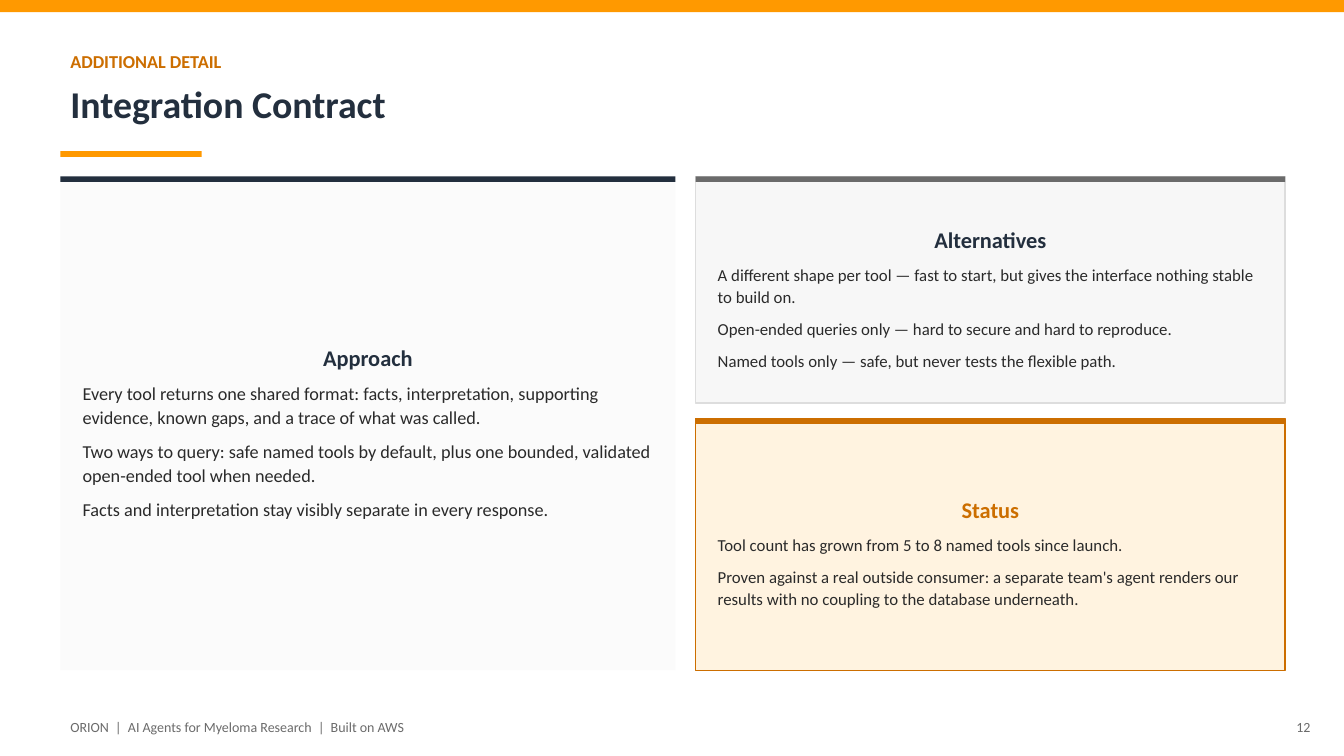
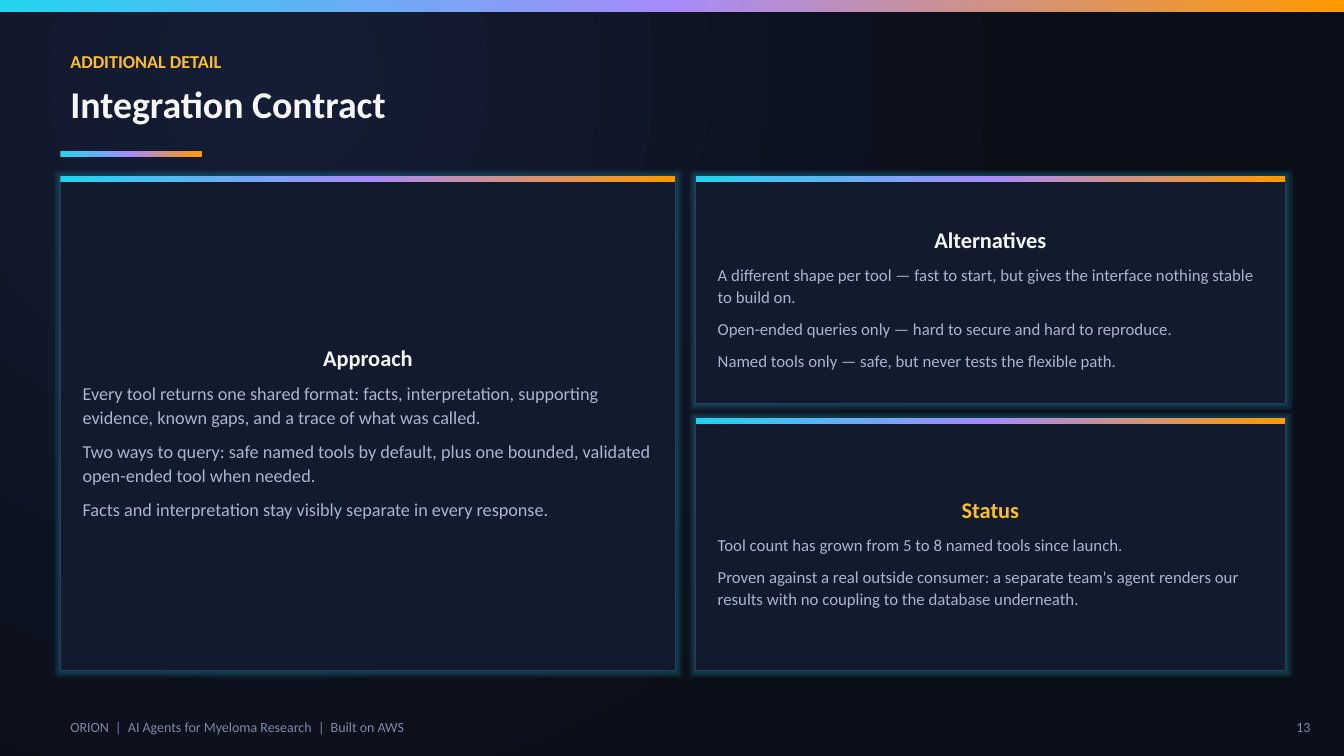
Before and after one commit to lhnminh/MMRF-KnowledgeGraph, a slide deck: slide 13 of ORION_Hackathon_Pitch.pptx (slide 12 before the commit). Drawn at 1344x756 pixels with LibreOffice and Linux fonts; fonts in the diff are those of the drawing. Boxes give left, top, right and bottom in pixels: in the first picture for what was removed or moved away, otherwise in the second. Text is boxed around its words. In the diff, an @@ line names an element or a change of style, - is before the commit and + after.

```diff
--- a/ORION_Hackathon_Pitch.pptx
+++ b/ORION_Hackathon_Pitch.pptx
@@ rectangle at bbox=[0, 0, 1344, 12]: fill #FF9900 to gradient #22D3EE to #A78BFA to #FF9900 @@
@@ rectangle added at bbox=[0, 0, 1344, 756], fill gradient #151D35 to #0B0F1A @@
@@ text "ADDITIONAL DETAIL" at bbox=[70, 56, 221, 68]: text colour #CC6E00 to #FBBF24 @@
@@ text "Integration Contract" at bbox=[70, 91, 386, 125]: text colour #232F3E to #F5F7FA @@
@@ rectangle "Approach": place and size @@
-rectangle "Approach" at bbox=[83, 350, 651, 519]
+rectangle "Approach" at bbox=[60, 176, 676, 670]
@@ rectangle "Approach" at bbox=[60, 176, 676, 670]: text colour #232F3E to #F5F7FA in "Approach"; text colour #2A2A2A to #AAB4CE; fill none to #121A2E; outline none to #2E3B5E 0.75 pt @@
@@ rectangle at bbox=[60, 176, 676, 182]: fill #232F3E to gradient #22D3EE to #A78BFA to #FF9900 @@
@@ rectangle at bbox=[60, 151, 202, 157]: fill #FF9900 to gradient #22D3EE to #A78BFA to #FF9900 @@
@@ rectangle "Alternatives" at bbox=[696, 176, 1286, 403]: text colour #232F3E to #F5F7FA in "Alternatives"; text colour #2A2A2A to #AAB4CE; fill #F7F7F7 to #121A2E; outline #DDDDDD 1 pt to #2E3B5E 0.75 pt @@
@@ rectangle at bbox=[696, 176, 1286, 182]: fill #6B6B6B to gradient #22D3EE to #A78BFA to #FF9900 @@
@@ rectangle "Status" at bbox=[696, 418, 1286, 670]: text colour #CC6E00 to #FBBF24 in "Status"; text colour #2A2A2A to #AAB4CE; fill #FFF3E0 to #121A2E; outline #CC6E00 1 pt to #2E3B5E 0.75 pt @@
@@ rectangle at bbox=[696, 418, 1286, 424]: fill #CC6E00 to gradient #22D3EE to #A78BFA to #FF9900 @@
@@ text "ORION | AI Agents for ..." at bbox=[70, 722, 404, 735]: text colour #6B6B6B to #7C88A6 @@
@@ text at bbox=[1296, 723, 1310, 732]: text changed; text colour #6B6B6B to #7C88A6 @@
-12
+13
```
Also in this commit, not shown: 13 other slides changed, 1 slide added, 1 other file.
